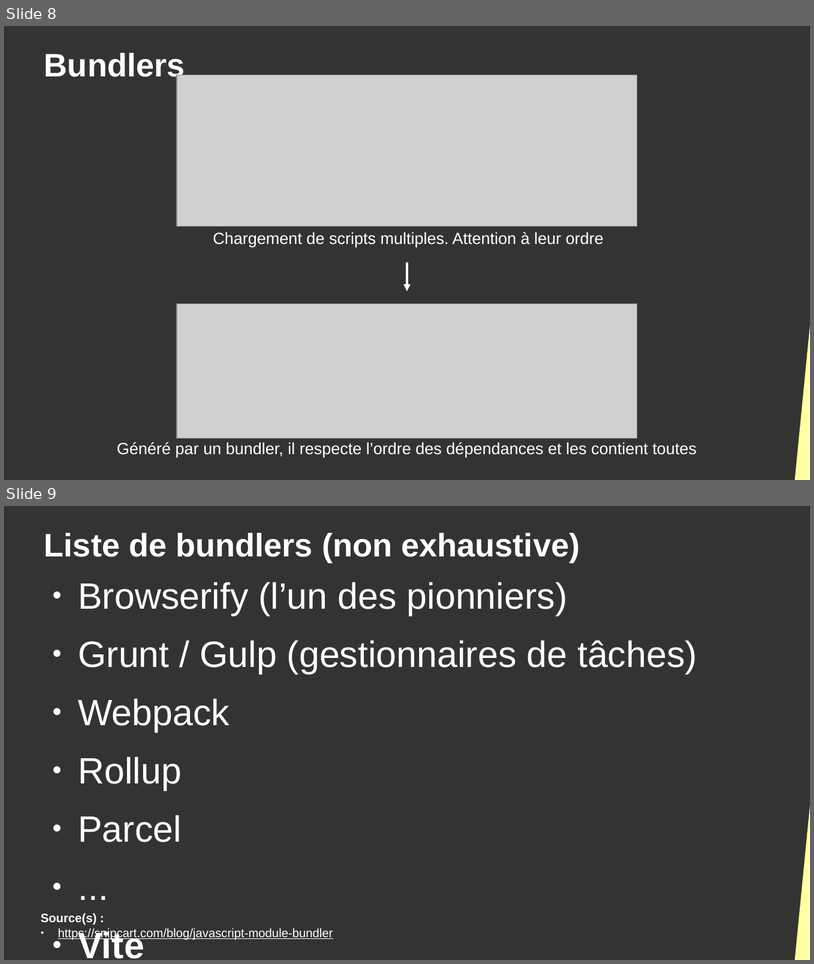
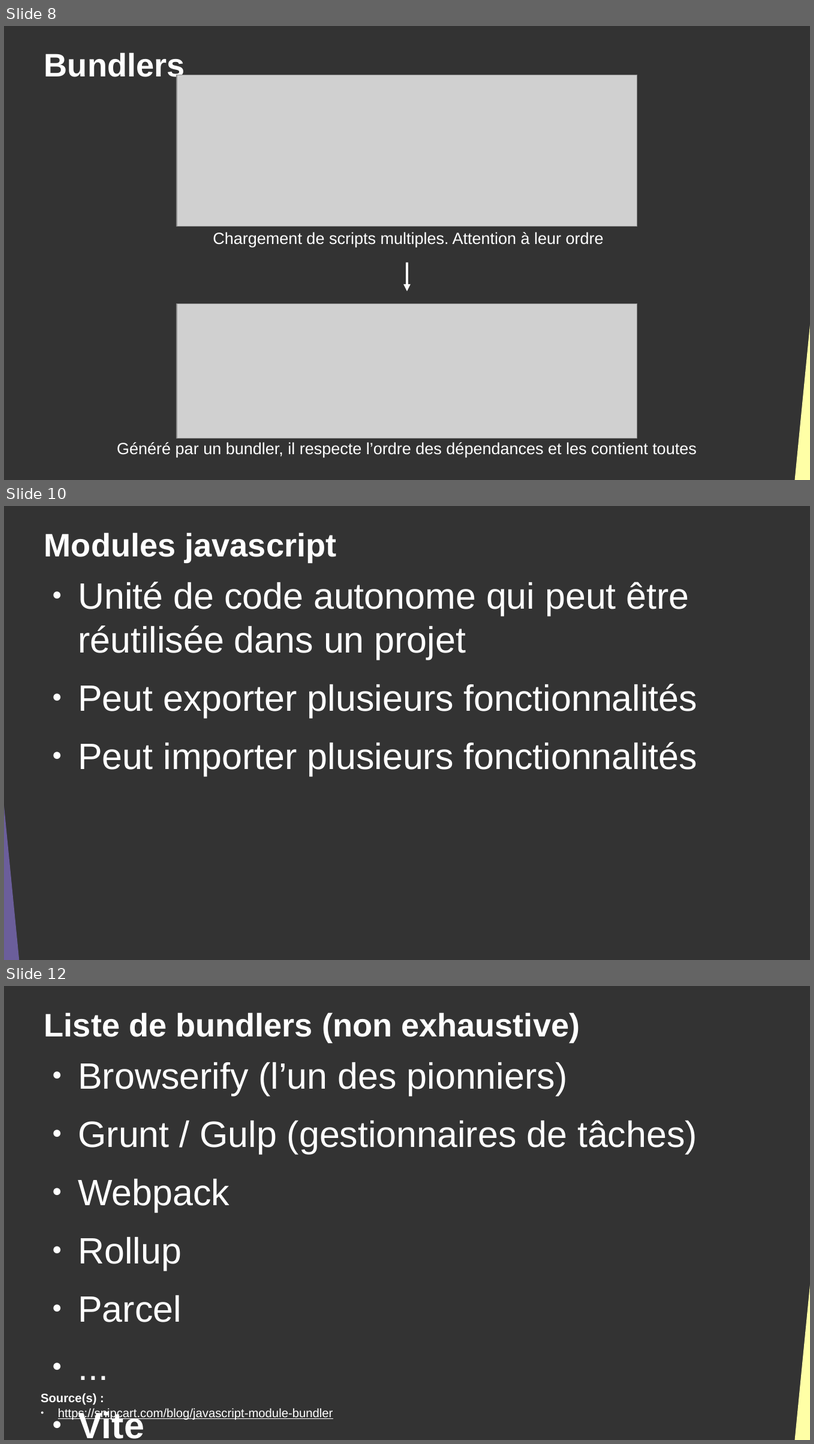
Before and after one commit to DanYellow/cours, a slide deck: developpement-front-s5/travaux-pratiques/numero-4/presentation.odp. Shown one above the other, each under a label of ours: slides 8 and 9 before the commit, slides 8, 10 and 12 after it; the slides between them are not shown. The pictures are 814x964 and 814x1444 pixels, drawn with LibreOffice and Linux fonts; fonts in the diff are those of the drawing; grey boxes stand for pictures. Boxes give left, top, right and bottom in pixels: in the first picture for what was removed or moved away, otherwise in the second. Text is boxed around its words. In the diff, an @@ line names an element or a change of style, - is before the commit and + after.

Commit message:
developpement-front-s5 - Add slides about js' modules in tp#4

```diff
--- a/developpement-front-s5/travaux-pratiques/numero-4/presentation.odp
+++ b/developpement-front-s5/travaux-pratiques/numero-4/presentation.odp
@@ slide 10 added at [4, 506, 810, 960], background #333333 @@
@@ title added at [44, 532, 336, 562], 32 pt, text #FFFFFF, bold @@
+Modules javascript
@@ text added at [78, 582, 698, 775], 36 pt, text #FFFFFF @@
+● Unité de code autonome qui peut être réutilisée dans un projet
+● Peut exporter plusieurs fonctionnalités
+● Peut importer plusieurs fonctionnalités
@@ right triangle added at [4, 747, 24, 960], fill #6B5E9B @@
@@ what was slide 9 is now slide 12 @@
```
Also in this commit, not shown: 5 slides changed, 2 other slides added, 2 other files.
